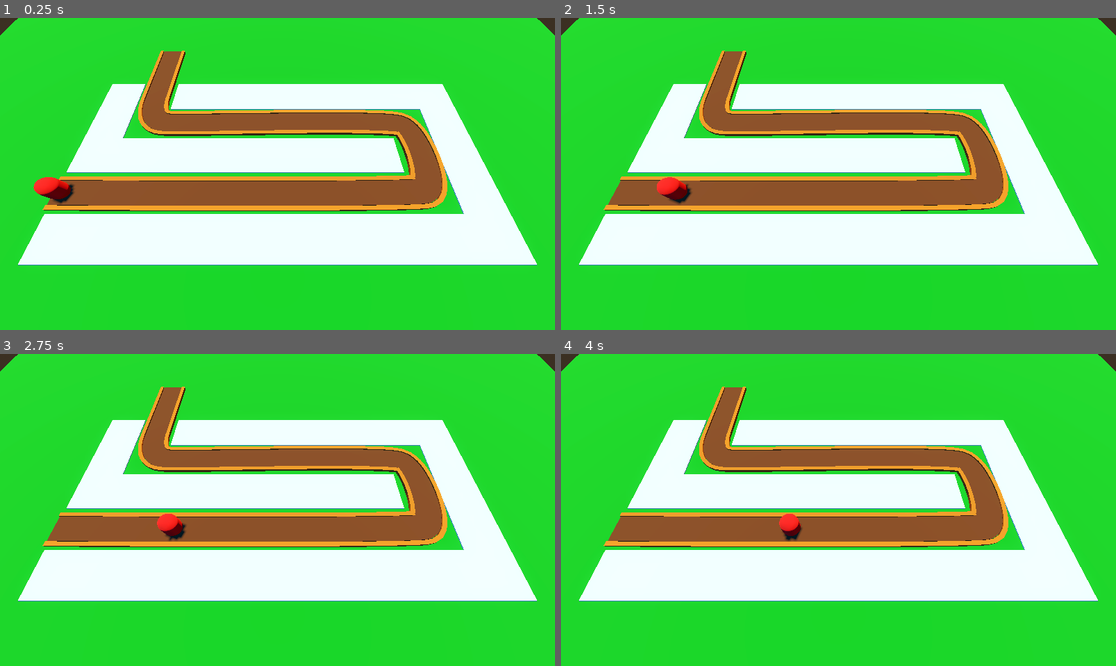
Above: before the commit, frames 1-4 (two rows, left to right).
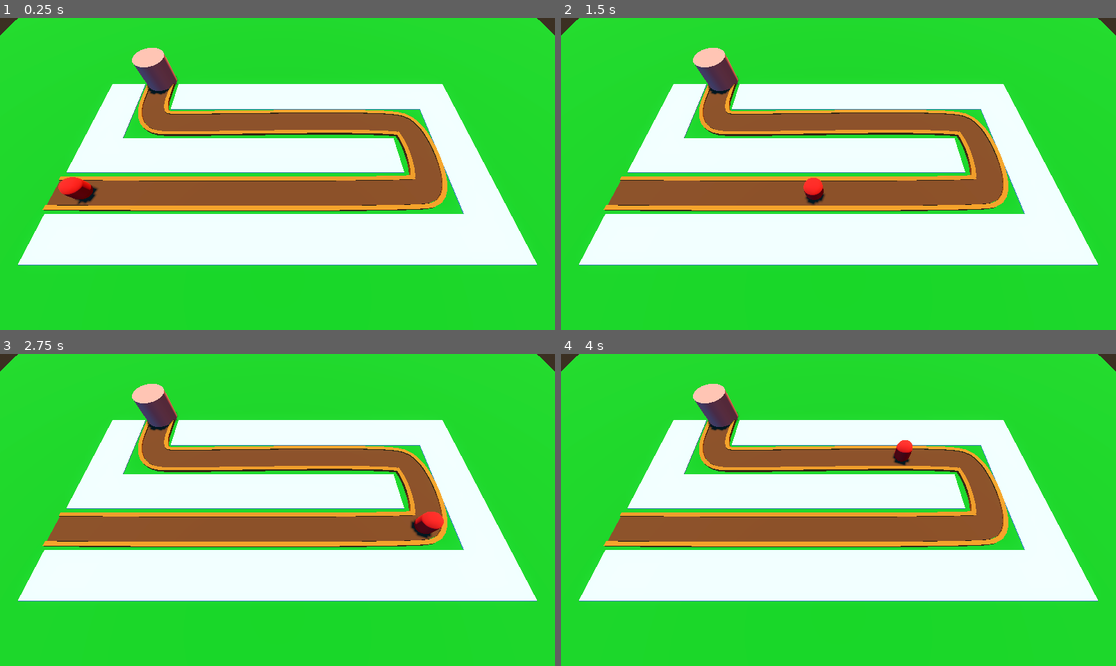
Above: after the commit, the same moments.

Repository: SirBarbecuedWaffle/barbarianBlaster
Game: Godot game, scene res://world/node_3d.tscn
The game is run twice, just before and just after one commit, with the same random seed, the same clock (stepped at 60 frames per second) and the same inputs.
Inputs:
- Up to frame 1 (0.25 s): no input
- Up to frame 2 (1.5 s): no input
- Up to frame 3 (2.75 s): no input
- Up to frame 4 (4 s): no input

The runs differ from the first frame. In frame 1, 1.7% of the frame differs, in the area x 6-81%, y 9-62%; in frame 2, 1.6%; in frame 3, 1.7%; in frame 4, 1.5%.

Commit message:
enemy does damage

Diff:
--- /dev/null
+++ b/barbarian-blaster/base/base.gd
@@ -0,0 +1,4 @@
+extends Node3D
+class_name Base
+func take_damage()->void:
+	print("damage taken by base")
--- /dev/null
+++ b/barbarian-blaster/base/base.tscn
@@ -0,0 +1,16 @@
+[gd_scene load_steps=3 format=3 uid="uid://5chbc11g4cem"]
+
+[ext_resource type="Script" uid="uid://y76hk7whmbmw" path="res://base/base.gd" id="1_mftly"]
+
+[sub_resource type="StandardMaterial3D" id="StandardMaterial3D_o0ruf"]
+albedo_color = Color(1, 0.39, 0.39, 1)
+
+[node name="base" type="Node3D" groups=["base"]]
+script = ExtResource("1_mftly")
+
+[node name="CSGCylinder3D" type="CSGCylinder3D" parent="."]
+transform = Transform3D(1, 0, 0, 0, 1, 0, 0, 0, 1, 0, 2, -0.59)
+radius = 2.1
+height = 4.0
+sides = 32
+material = SubResource("StandardMaterial3D_o0ruf")
--- a/barbarian-blaster/enemy/enemy.gd
+++ b/barbarian-blaster/enemy/enemy.gd
@@ -2,6 +2,7 @@
 ##speed in m/s for the enemy
 @export var speed:=1.0
 
+@onready var base : Base = get_tree().get_first_node_in_group("base")
 # Called when the node enters the scene tree for the first time.
 func _ready() -> void:
 	pass # Replace with function body.
@@ -10,3 +11,6 @@
 # Called every frame. 'delta' is the elapsed time since the previous frame.
 func _process(delta: float) -> void:
 	progress+=speed*delta
+	if progress_ratio==1.0:
+		base.take_damage()
+		queue_free()
--- a/barbarian-blaster/project.godot
+++ b/barbarian-blaster/project.godot
@@ -14,3 +14,7 @@
 run/main_scene="uid://dv08dqn6a2tld"
 config/features=PackedStringArray("4.5", "Forward Plus")
 config/icon="res://icon.svg"
+
+[global_group]
+
+base=""
--- a/barbarian-blaster/world/node_3d.tscn
+++ b/barbarian-blaster/world/node_3d.tscn
@@ -1,7 +1,8 @@
-[gd_scene load_steps=11 format=3 uid="uid://dv08dqn6a2tld"]
+[gd_scene load_steps=12 format=3 uid="uid://dv08dqn6a2tld"]
 
 [ext_resource type="MeshLibrary" uid="uid://452eeiok6bb8" path="res://space_library.tres" id="1_dn5bg"]
 [ext_resource type="PackedScene" uid="uid://bwwkcr1cvn71n" path="res://enemy/enemy.tscn" id="2_7mgw1"]
+[ext_resource type="PackedScene" uid="uid://5chbc11g4cem" path="res://base/base.tscn" id="3_75uhf"]
 
 [sub_resource type="ProceduralSkyMaterial" id="ProceduralSkyMaterial_xefs6"]
 sky_top_color = Color(0, 0.43512285, 0.907993, 1)
@@ -22,7 +23,7 @@
 
 [sub_resource type="Curve3D" id="Curve3D_dn5bg"]
 _data = {
-"points": PackedVector3Array(0, 0, 0, 0, 0, 0, -25.12822, 0, …(286 unchanged characters)… 3937, 0, 0, 0, 0, 0, 0, -17.527876, 0, -22.727757),
+"points": PackedVector3Array(0, 0, 0, 0, 0, 0, -25.12822, 0, …(286 unchanged characters)… 3937, 0, 0, 0, 0, 0, 0, -17.527876, 0, -14.960493),
 "tilts": PackedFloat32Array(0, 0, 0, 0, 0, 0)
 }
 point_count = 6
@@ -36,7 +37,7 @@
 [sub_resource type="StandardMaterial3D" id="StandardMaterial3D_sp4yb"]
 albedo_color = Color(0.8504089, 0.30574432, 0, 1)
 
-[node name="baseLevel" type="Node3D"]
+[node name="level" type="Node3D"]
 
 [node name="WorldEnvironment" type="WorldEnvironment" parent="."]
 environment = SubResource("Environment_7mgw1")
@@ -111,5 +112,9 @@
 material = SubResource("StandardMaterial3D_sp4yb")
 
 [node name="enemy" parent="Path3D" instance=ExtResource("2_7mgw1")]
-transform = Transform3D(-0.006745112, 0, -0.9999626, 0, 0.99999994, 0, 0.99996245, 0, -0.006745113, -25.12822, 0, 2.606726)
-speed = 5.0
+transform = Transform3D(-0.0067450893, 0, -0.99995923, 0, 0.99999994, 0, 0.99995905, 0, -0.0067450902, -25.12822, 0, 2.606726)
+loop = false
+speed = 15.0
+
+[node name="base" parent="." instance=ExtResource("3_75uhf")]
+transform = Transform3D(1, 0, 0, 0, 1, 0, 0, 0, 1, -17.528, 1, -14.96)
Not shown, added: barbarian-blaster/base/base.gd.uid
